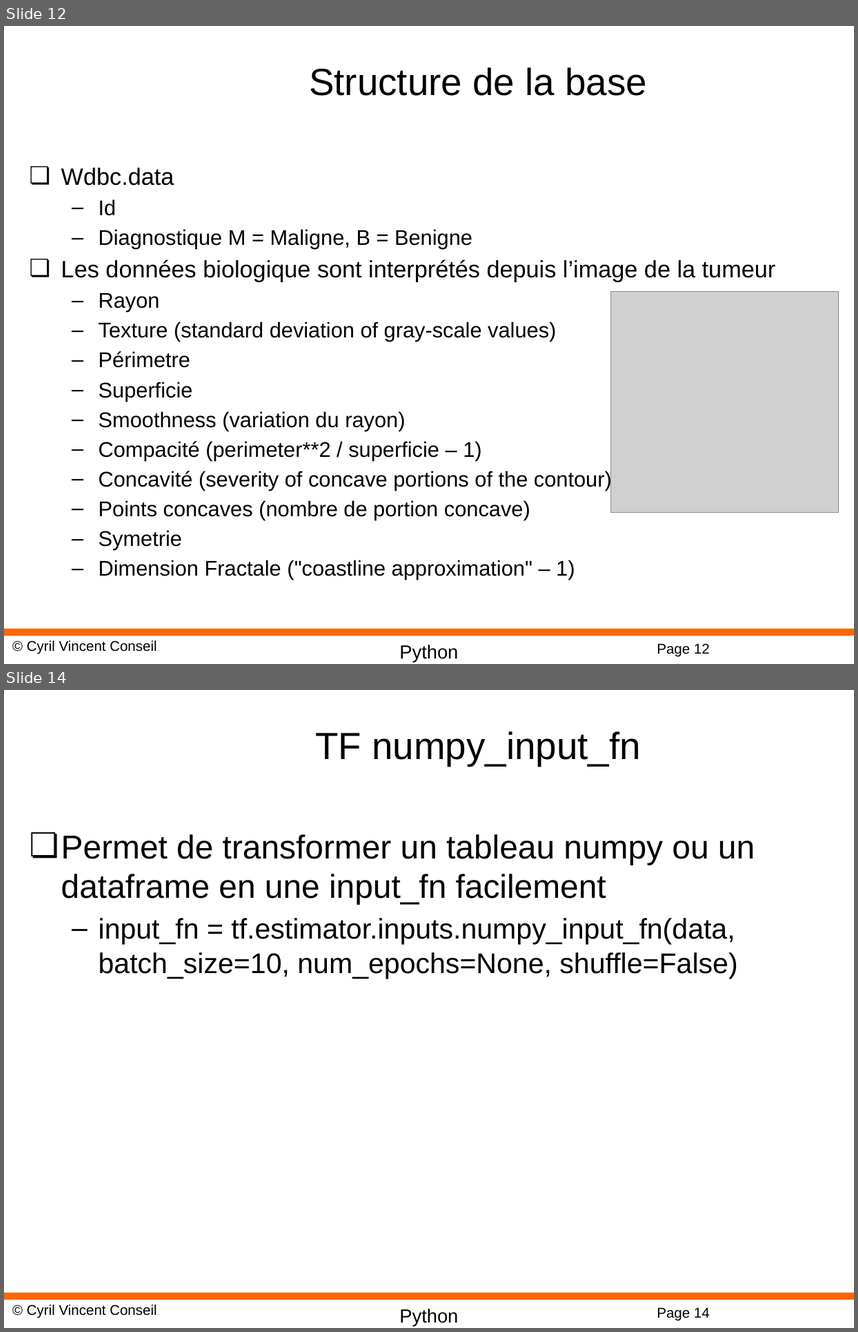
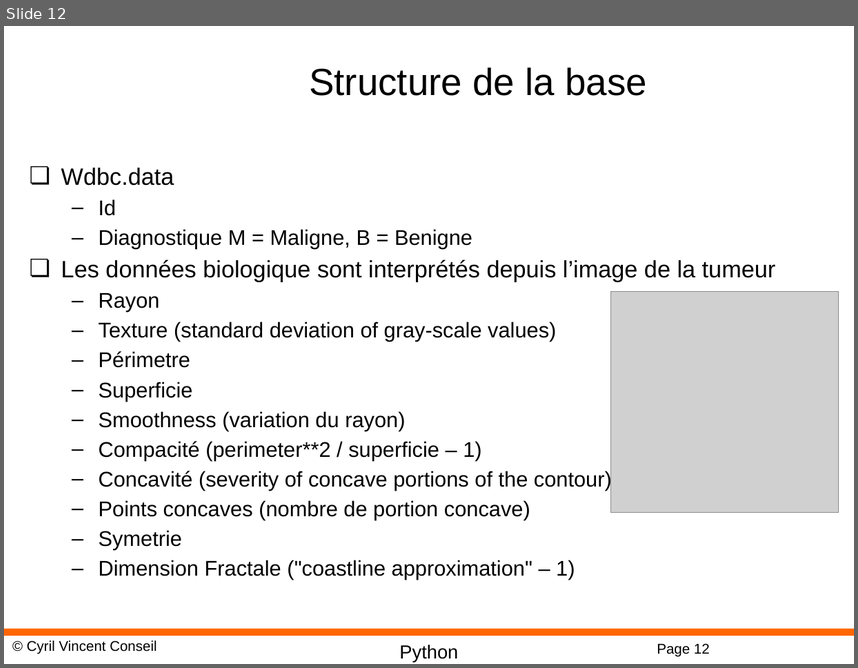
Before and after one commit to cyrilvincent/ML, a slide deck: PPT/MachineLearning12-Pandas.pptx. Shown one above the other, each under a label of ours: slides 12 and 14 before the commit, slide 12 after it; the slides between them are not shown. The pictures are 858x1332 and 858x668 pixels, drawn with LibreOffice and Linux fonts; fonts in the diff are those of the drawing; grey boxes stand for pictures; background and template pictures are left out. Boxes give left, top, right and bottom in pixels: in the first picture for what was removed or moved away, otherwise in the second. Text is boxed around its words. In the diff, an @@ line names an element or a change of style, - is before the commit and + after.

```diff
--- a/PPT/MachineLearning12-Pandas.pptx
+++ b/PPT/MachineLearning12-Pandas.pptx
@@ slide 14 removed at bbox=[4, 690, 854, 1328], background #FFFFFF; not listed: 4 template elements that a slide beside it also shows @@
@@ title removed at bbox=[315, 731, 641, 766] @@
-TF numpy_input_fn
@@ text removed at bbox=[61, 834, 755, 978] @@
-❏ Permet de transformer un tableau numpy ou un dataframe en une input_fn facilement
-  – input_fn = tf.estimator.inputs.numpy_input_fn(data, batch_size=10, num_epochs=None, shuffle=False)
```
Also in this commit, not shown: 1 other slide removed, 5 other files.
